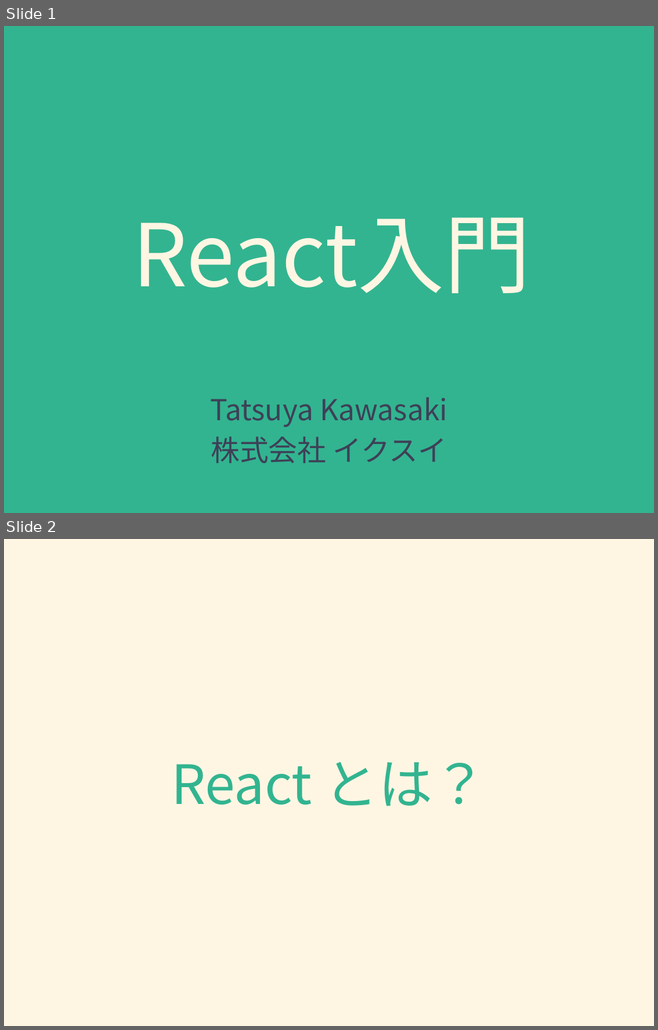
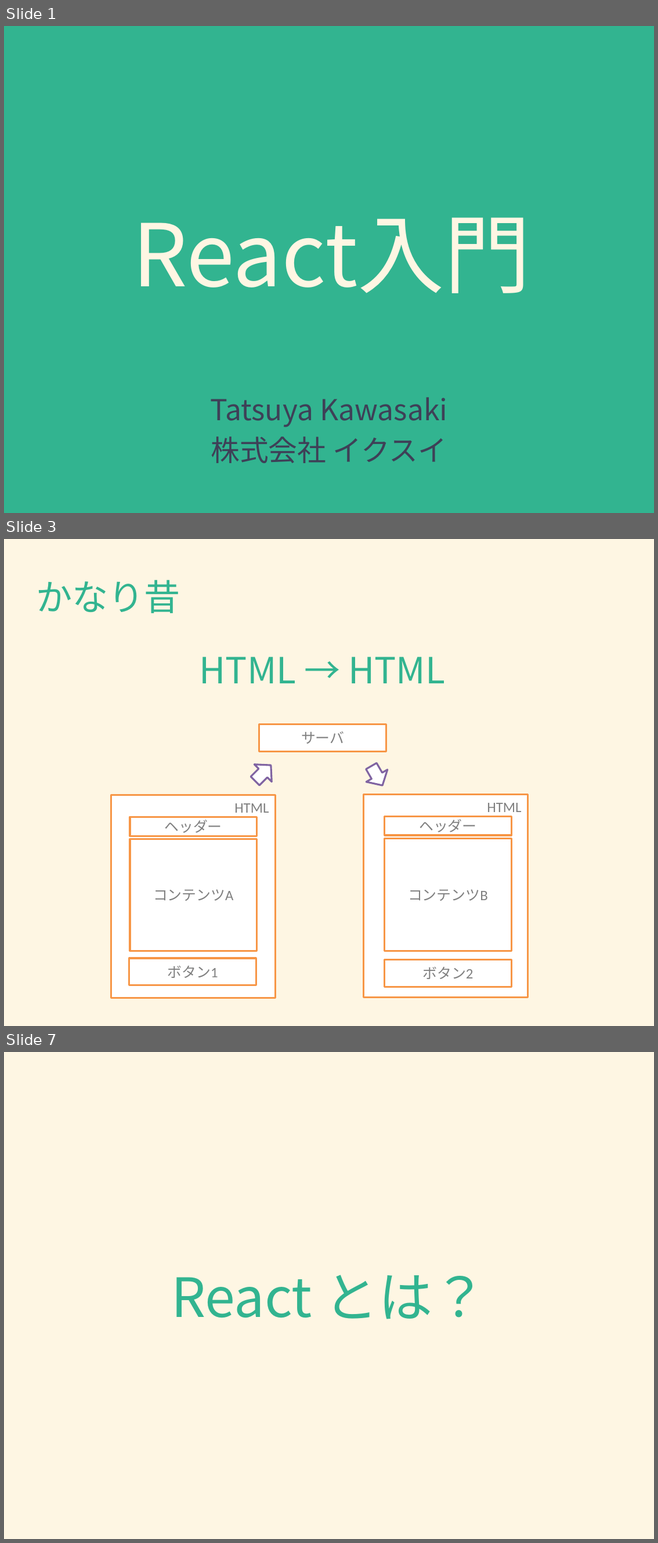
Before and after one commit to ixui/react-first-step, a slide deck: 20160428 React入門.pptx. Shown one above the other, each under a label of ours: slides 1 and 2 before the commit, slides 1, 3 and 7 after it; the slides between them are not shown. The pictures are 658x1030 and 658x1543 pixels, drawn with LibreOffice and Linux fonts; fonts in the diff are those of the drawing. Boxes give left, top, right and bottom in pixels: in the first picture for what was removed or moved away, otherwise in the second. Text is boxed around its words. In the diff, an @@ line names an element or a change of style, - is before the commit and + after.

```diff
--- a/20160428 React入門.pptx
+++ b/20160428 React入門.pptx
@@ slide 3 added at box(4, 539, 654, 1026), background #FEF6E3 @@
@@ text added at box(36, 580, 445, 683), 40 pt, text #32B490 @@
+かなり昔
+HTML → HTML
@@ rectangle added at box(259, 724, 386, 751), fill #FFFFFF, outline #F79646 2 pt, 16 pt, text #808080 @@
+サーバ
@@ right arrow added at box(246, 757, 279, 790), fill #FFFFFF, outline #8064A2 2 pt @@
@@ right arrow added at box(360, 761, 393, 792), fill #FFFFFF, outline #8064A2 2 pt @@
@@ rectangle added at box(111, 795, 275, 998), fill #FFFFFF, outline #F79646 2 pt, 16 pt, text #808080 @@
+HTML
@@ rectangle added at box(363, 795, 528, 998), fill #FFFFFF, outline #F79646 2 pt, 16 pt, text #808080 @@
+HTML
@@ rectangle added at box(130, 817, 257, 836), fill #FFFFFF, outline #F79646 2 pt, 16 pt, text #808080 @@
+ヘッダー
@@ rectangle added at box(384, 816, 511, 835), fill #FFFFFF, outline #F79646 2 pt, 16 pt, text #808080 @@
+ヘッダー
@@ rectangle added at box(130, 839, 257, 951), fill #FFFFFF, outline #F79646 2 pt, 16 pt, text #808080 @@
+コンテンツA
@@ rectangle added at box(384, 838, 511, 951), fill #FFFFFF, outline #F79646 2 pt, 16 pt, text #808080 @@
+コンテンツB
@@ rectangle added at box(129, 959, 256, 986), fill #FFFFFF, outline #F79646 2 pt, 16 pt, text #808080 @@
+ボタン1
@@ rectangle added at box(384, 960, 511, 987), fill #FFFFFF, outline #F79646 2 pt, 16 pt, text #808080 @@
+ボタン2
@@ what was slide 2 is now slide 7 @@
```
Also in this commit, not shown: 1 slide changed, 6 other slides added, 2 other files.
